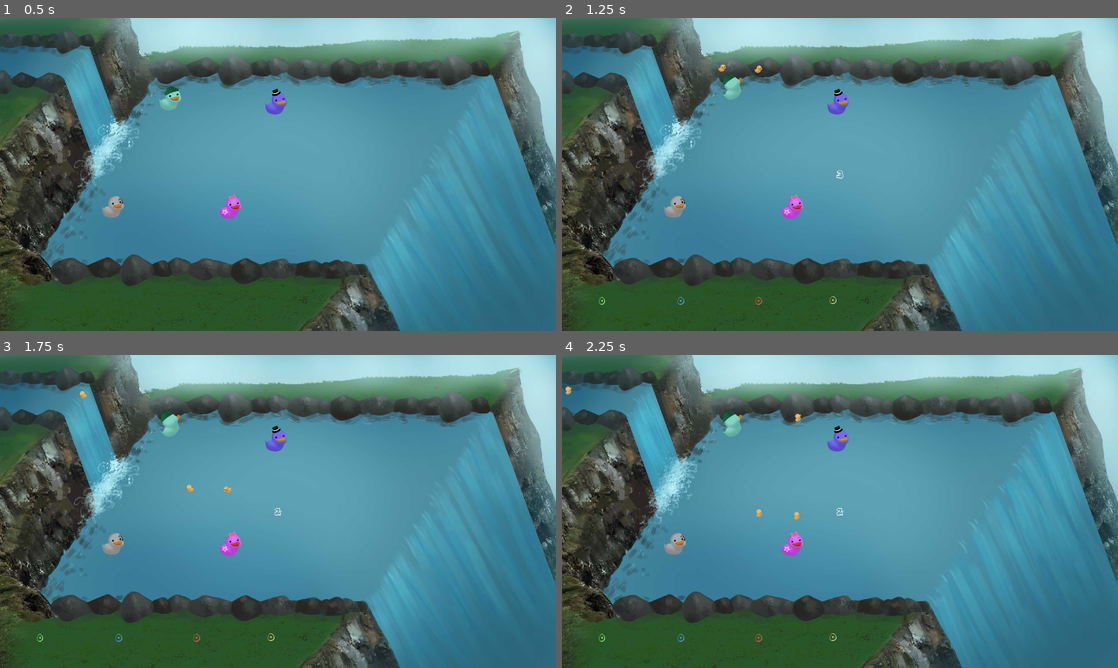
Above: before the commit, frames 1-4 (two rows, left to right).
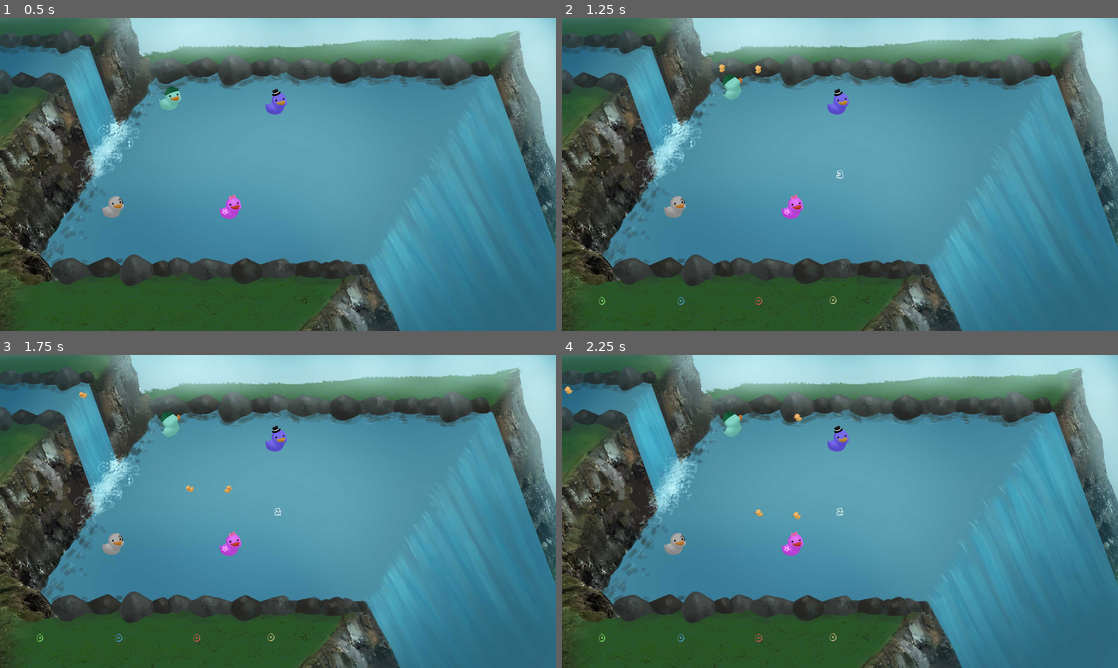
Above: after the commit, the same moments.

Repository: TeamAwesomeTOJam/ducks
Game: Godot game, scene res://Game.tscn
Two runs of this game, one before a commit and one after it. Both use one fixed random seed, a clock stepped at 60 frames per second and the inputs below.
Inputs:
- Up to frame 1 (0.5 s): no input
- Up to frame 2 (1.25 s): tap Enter (p0duck) at 0.5, 0.6 s; hold Up (ui_up) from 0.53 s (still down)
- Up to frame 3 (1.75 s): release Up (ui_up) at 1.28 s; tap Enter (p0duck) at 1.35 s
- Up to frame 4 (2.25 s): hold Up (ui_up) from 2.03 s (still down); tap Enter (p0duck) at 2.1 s

Frame 1 is identical in both runs. In frame 2, less than 0.1% of the frame differs, in the area x 28-36%, y 14-18%; in frame 3, less than 0.1%; in frame 4, less than 0.1%, in the area x 0-44%, y 10-53%.

Commit message:
ducks can pass through eachother

Diff:
--- a/Duck.gd
+++ b/Duck.gd
@@ -10,7 +10,7 @@
 var override_velocity
 
 var DEFAULT_COLLISION_MASK = 15
-var DEFAULT_COLLISION_LAYER = 15
+var DEFAULT_COLLISION_LAYER = 0
 var child
 var is_post_game = false
 
--- a/Duck.tscn
+++ b/Duck.tscn
@@ -23,8 +23,8 @@
 [node name="Duck" type="RigidBody2D"]
 
 input_pickable = false
-collision_layer = 1
-collision_mask = 0
+collision_layer = 0
+collision_mask = 15
 mode = 2
 mass = 1.0
 friction = 1.0
@@ -47,7 +47,7 @@
 
 frames = SubResource( 1 )
 animation = "bottom-right"
-frame = 1
+frame = 2
 playing = true
 _sections_unfolded = [ "Transform" ]
 
--- a/FollowingDuck.gd
+++ b/FollowingDuck.gd
@@ -9,6 +9,10 @@
 
 func is_follow_duck():
     pass
+
+func _process(delta):
+    z_index = position.y
+
 
 func count():
     if child:
--- a/FollowingDuck.tscn
+++ b/FollowingDuck.tscn
@@ -17,7 +17,7 @@
 custom_solver_bias = 0.0
 radius = 10.0
 
-[node name="Duck" type="RigidBody2D" index="0"]
+[node name="Duck" type="RigidBody2D"]
 
 input_pickable = false
 collision_layer = 0
--- a/Game.tscn
+++ b/Game.tscn
@@ -37,7 +37,7 @@
 custom_solver_bias = 0.0
 extents = Vector2( 100, 720 )
 
-[node name="Game" type="Node" index="0"]
+[node name="Game" type="Node"]
 
 script = ExtResource( 1 )
 Player = ExtResource( 2 )
--- a/Player.gd
+++ b/Player.gd
@@ -83,7 +83,7 @@
     var duck = Duck.instance()
     duck.player = self
     duck.set_collision_mask(DEFAULT_COLLISION_MASK)
-    duck.set_collision_layer(DEFAULT_COLLISION_LAYER)
+    #duck.set_collision_layer(DEFAULT_COLLISION_LAYER)
     var behind = - self.linear_velocity
     if behind.length() == 0:
         behind = Vector2(0,-1)
--- a/Player.tscn
+++ b/Player.tscn
@@ -154,14 +154,16 @@
 
 [node name="DuckCaptureArea" type="Area2D" parent="." index="2"]
 
-editor/display_folded = true
 input_pickable = true
 gravity_vec = Vector2( 0, 1 )
 gravity = 98.0
 linear_damp = 0.1
 angular_damp = 1.0
+collision_layer = 15
+collision_mask = 15
 audio_bus_override = false
 audio_bus_name = "Master"
+_sections_unfolded = [ "Collision" ]
 
 [node name="CollisionShape2D" type="CollisionShape2D" parent="DuckCaptureArea" index="0"]
 
